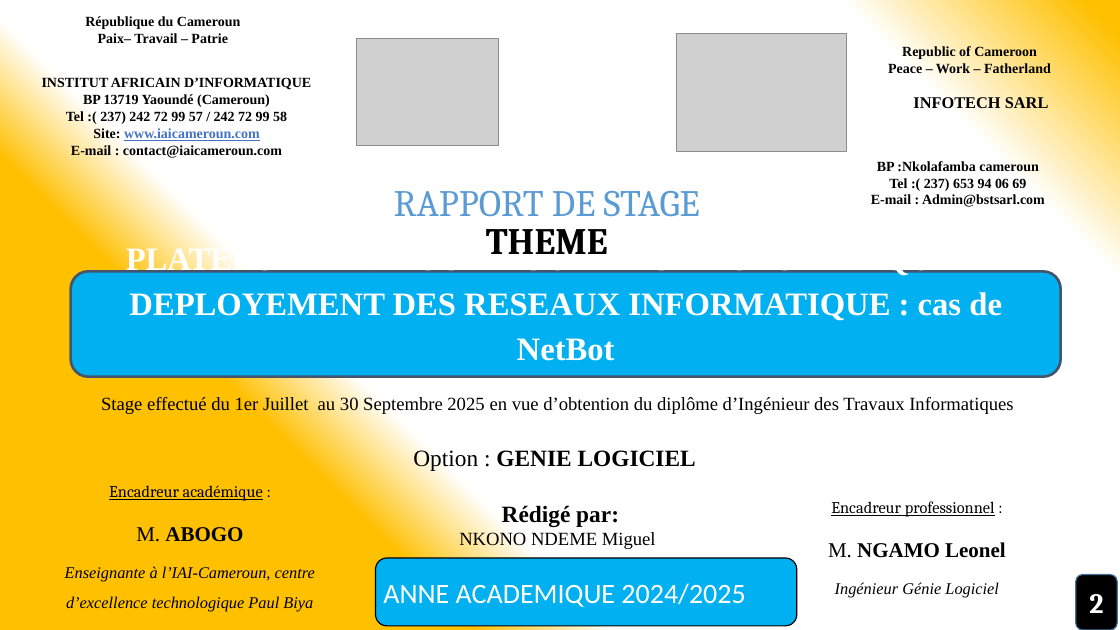
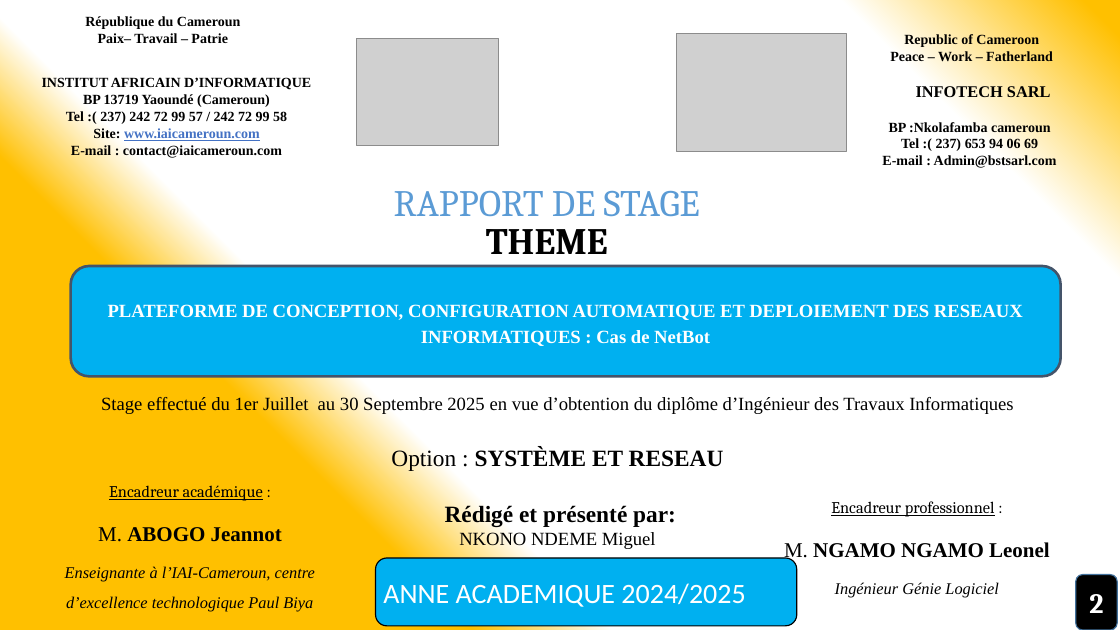
Before and after one commit to miguelnkono/documents, a slide deck: slide 2 of NetBotPW.pptx. Drawn at 1120x630 pixels with LibreOffice and Linux fonts; fonts in the diff are those of the drawing; grey boxes stand for pictures. Boxes give left, top, right and bottom in pixels: in the first picture for what was removed or moved away, otherwise in the second. Text is boxed around its words. In the diff, an @@ line names an element or a change of style, - is before the commit and + after.

```diff
--- a/NetBotPW.pptx
+++ b/NetBotPW.pptx
@@ text "Republic of Cameroon": place and size @@
-text "Republic of Cameroon" at [888, 45, 1051, 76]
+text "Republic of Cameroon" at [890, 33, 1053, 64]
@@ text "INFOTECH SARL": place and size @@
-text "INFOTECH SARL" at [913, 97, 1049, 112]
+text "INFOTECH SARL" at [916, 84, 1051, 101]
@@ text "BP :Nkolafamba cameroun": place and size @@
-text "BP :Nkolafamba cameroun" at [871, 161, 1045, 207]
+text "BP :Nkolafamba cameroun" at [882, 121, 1057, 168]
@@ rounded rectangle "PLATEFORME DE CONCEPTION, CONFIGURATION AUTOMATIQUE ...": place and size @@
-rounded rectangle "PLATEFORME DE CONCEPTION, CONFIGURATION AUTOMATIQUE ..." at [71, 271, 1061, 376]
+rounded rectangle "PLATEFORME DE CONCEPTION, CONFIGURATION AUTOMATIQUE ..." at [71, 266, 1061, 376]
@@ text in rounded rectangle at [108, 304, 1023, 346]: text changed; size 28 to 16 pt @@
-PLATEFORME DE CONFIGURATION AUTOMATIQUE ET DEPLOYEMENT DES RESEAUX INFORMATIQUE : cas de NetBot
+PLATEFORME DE CONCEPTION, CONFIGURATION AUTOMATIQUE ET DEPLOIEMENT DES RESEAUX INFORMATIQUES : Cas de NetBot
@@ text at [391, 447, 724, 527]: text changed @@
-Option : GENIE LOGICIEL
-Rédigé par:
+Option : SYSTÈME ET RESEAU
+Rédigé et présenté par:
@@ text at [98, 527, 282, 542]: text changed @@
-M. ABOGO
+M. ABOGO Jeannot
@@ text at [784, 542, 1050, 562]: text changed @@
-M. NGAMO Leonel
+M. NGAMO NGAMO Leonel
```
Also in this commit, not shown: 16 other slides changed, 1 slide added, 1 slide removed, 18 other files.
